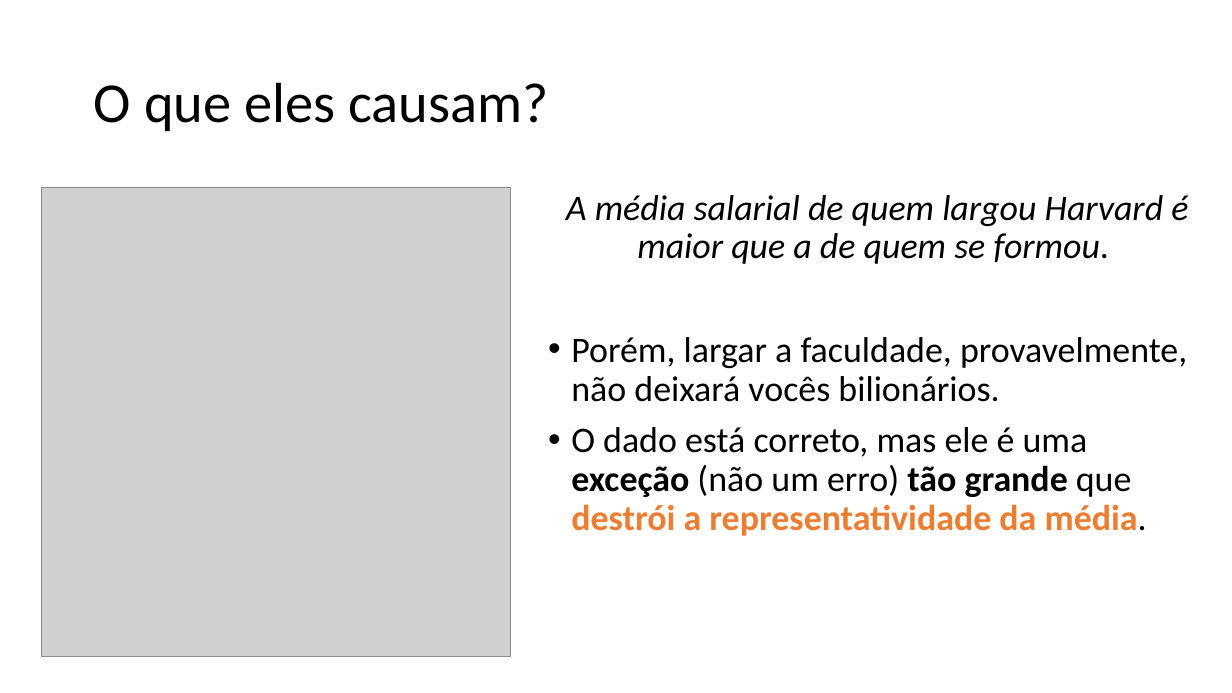
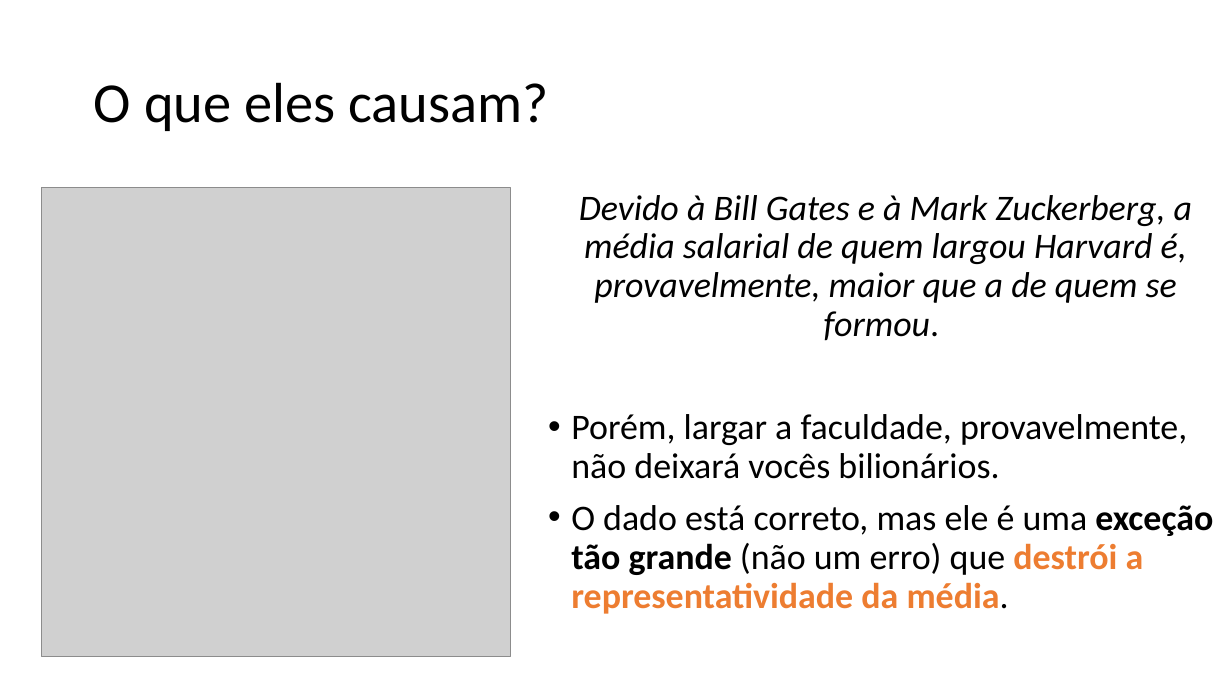
Before and after one commit to zz4fap/c24_inteligencia_artificial, a slide deck: slide 28 of slides/C24_EDA.pptx (slide 25 before the commit). Drawn at 1232x693 pixels with LibreOffice and Linux fonts; fonts in the diff are those of the drawing; grey boxes stand for pictures. Boxes give left, top, right and bottom in pixels: in the first picture for what was removed or moved away, otherwise in the second. Text is boxed around its words. In the diff, an @@ line names an element or a change of style, - is before the commit and + after.

```diff
--- a/slides/C24_EDA.pptx
+++ b/slides/C24_EDA.pptx
@@ text at <box>579,195,1192,341</box>: text changed @@
-A média salarial de quem largou Harvard é maior que a de quem se formou.
+Devido à Bill Gates e à Mark Zuckerberg, a média salarial de quem largou Harvard é, provavelmente, maior que a de quem se formou.
@@ text at <box>571,505,1213,614</box>: text changed @@
-• O dado está correto, mas ele é uma exceção (não um erro) tão grande que destrói a representatividade da média.
+• O dado está correto, mas ele é uma exceção tão grande (não um erro) que destrói a representatividade da média.
```
Also in this commit, not shown: 16 other slides changed, 3 slides added, 1 other file.
